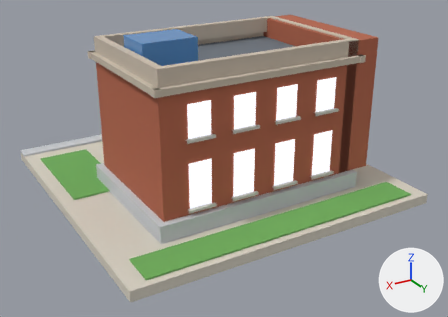
An edit to the glTF model public/models/v2/22_lod1.glb, drawn before and after from the same camera.
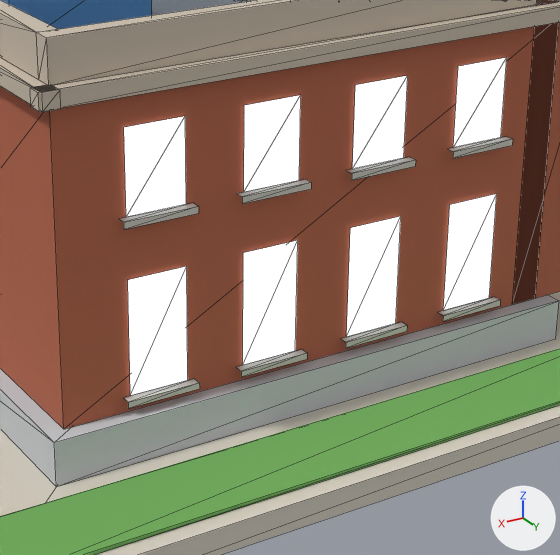
Each version is shown whole from a 50 mm lens placed at (0.902, 1.598, 0.862), pointed at (-0.009, 0.081, 0.103), then close up on the part from 31% to 80% of the width and 17% to 86% of the height. The axes (+X, +Y, +Z) are drawn at lower right. The lights are the same throughout. The first two pictures are the older version. The close-ups show mesh edges as thin lines. Vertices at exactly the same position are counted once.

Objects in the first close-up: 'b22_v2_lod1'.
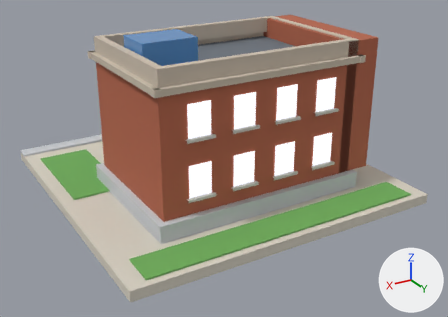
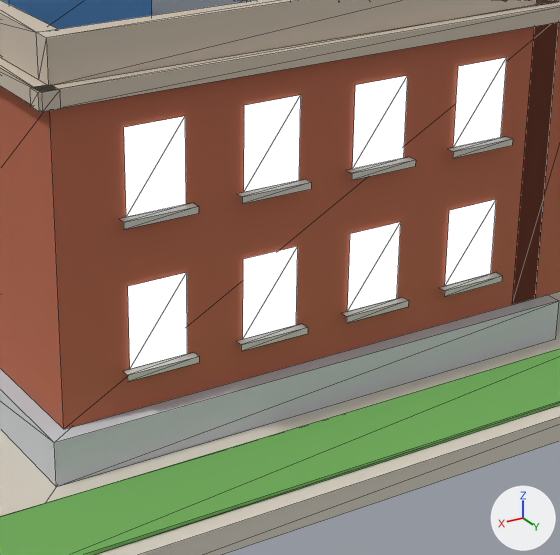
What changed in the scene script:
```text
Change me_b22_v2_lod1:
    where me_b22_v2_lod1.from_pydata(...)  # 346 vertices, 346 faces; spans x -0.48..0.48, y -0.48..0.48, z 0.0..0.51
    used by ob_b22_v2_lod1; location = (0.0, 0.0, 0.0)
    before: 170 (-0.168, 0.313, 0.099) at pixel (443, 310), 171 (-0.235, 0.313, 0.099) at pixel (489, 298), 172 (-0.235, 0.313, 0.228) at pixel (496, 193), 173 (-0.168, 0.313, 0.228) at pixel (449, 204), 174 (-0.034, 0.313, 0.099) at pixel (346, 337)
    before: 175 (-0.101, 0.313, 0.099) at pixel (395, 323), 176 (-0.101, 0.313, 0.228) at pixel (400, 216), 177 (-0.034, 0.313, 0.228) at pixel (350, 227), 178 (0.101, 0.313, 0.099) at pixel (242, 365), 179 (0.034, 0.313, 0.099) at pixel (295, 350)
    before: 180 (0.034, 0.313, 0.228) at pixel (297, 240), 181 (0.101, 0.313, 0.228) at pixel (243, 252), 182 (0.235, 0.313, 0.099) at pixel (130, 395), 183 (0.168, 0.313, 0.099) at pixel (187, 380), 184 (0.168, 0.313, 0.228) at pixel (186, 266)
    before: 185 (0.235, 0.313, 0.228) at pixel (127, 279)
    me_b22_v2_lod1 part 1: the loose piece of 6 vertices spanning x -0.244..-0.16, y 0.313..0.324, z 0.091..0.099 is moved by (0.0, 0.0, 0.031)
    me_b22_v2_lod1 part 2: the loose piece of 6 vertices spanning x -0.109..-0.025, y 0.313..0.324, z 0.091..0.099 is moved by (0.0, 0.0, 0.031)
    me_b22_v2_lod1 part 3: the loose piece of 6 vertices spanning x 0.025..0.109, y 0.313..0.324, z 0.091..0.099 is moved by (0.0, 0.0, 0.031)
    me_b22_v2_lod1 part 4: the loose piece of 6 vertices spanning x 0.16..0.244, y 0.313..0.324, z 0.091..0.099 is moved by (0.0, 0.0, 0.031)
    me_b22_v2_lod1 part 5
    add for i in [172, 173, 176, 177, 180, 181, 184, 185]: me_b22_v2_lod1.vertices[i].co += Vector((0.0, 0.0, -0.007))
    add for i in [170, 171, 174, 175, 178, 179, 182, 183]: me_b22_v2_lod1.vertices[i].co += Vector((0.0, 0.0, 0.031))
```

Changed parts and their boxes [x1, y1, x2, y2] in the close-ups (560 x 555 px; the box of a moved part takes in the faces that stretch with it):
part 1 of me_b22_v2_lod1, moved or reshaped: before [438, 297, 500, 321]; after [439, 272, 502, 297]
part 2 of me_b22_v2_lod1, moved or reshaped: before [341, 322, 407, 348]; after [341, 297, 409, 323]
part 3 of me_b22_v2_lod1, moved or reshaped: before [236, 349, 307, 377]; after [237, 324, 308, 351]
part 4 of me_b22_v2_lod1, moved or reshaped: before [124, 379, 200, 409]; after [123, 352, 199, 382]
part 5 of me_b22_v2_lod1, moved or reshaped: before [128, 194, 497, 396]; after [128, 200, 496, 369]
